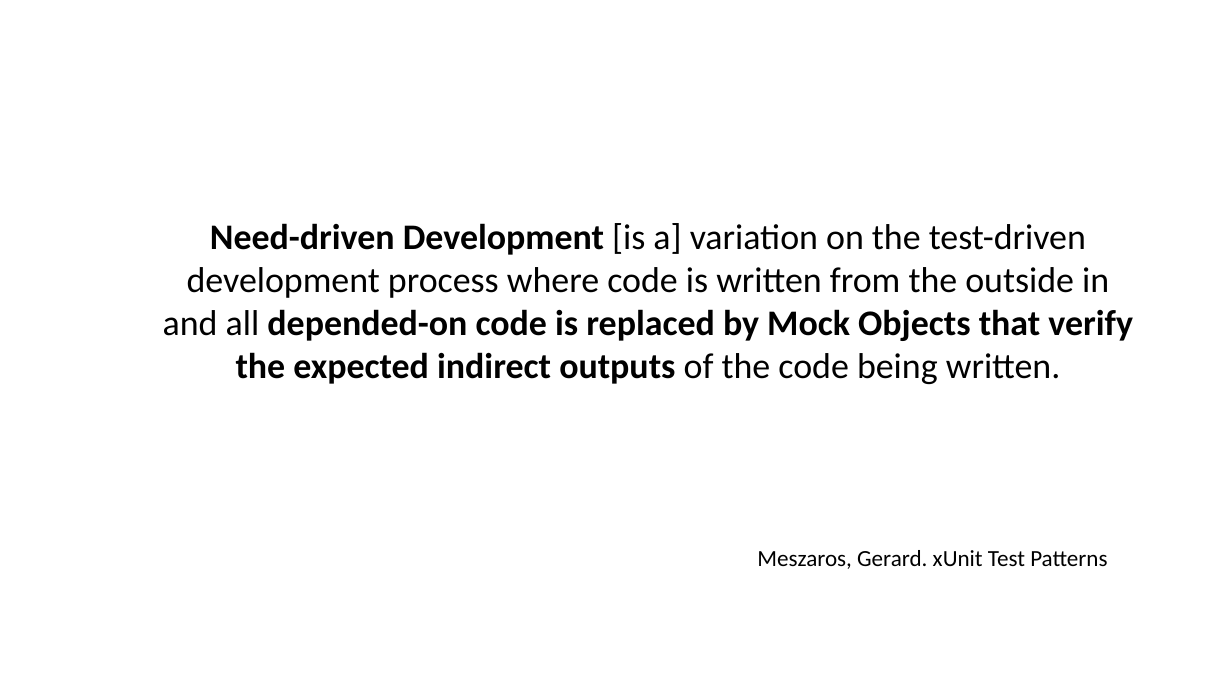
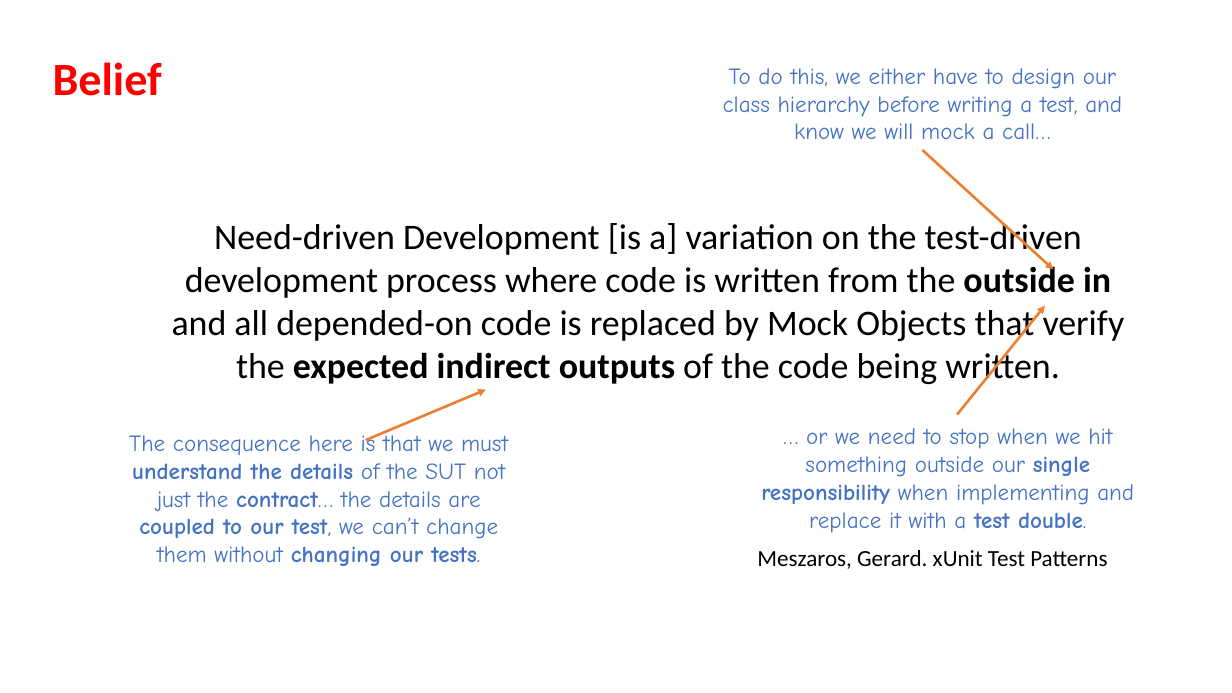
Before and after one commit to iancooper/Presentations, a slide deck: slide 8 of Kent Beck Style TDD - Seven Years After.pptx (slide 11 before the commit). Drawn at 1232x693 pixels with LibreOffice and Linux fonts; fonts in the diff are those of the drawing. Boxes give left, top, right and bottom in pixels: in the first picture for what was removed or moved away, otherwise in the second. Text is boxed around its words. In the diff, an @@ line names an element or a change of style, - is before the commit and + after.

```diff
--- a/Kent Beck Style TDD - Seven Years After.pptx
+++ b/Kent Beck Style TDD - Seven Years After.pptx
@@ text added at [53,62,162,96], 36 pt, text #FF0000, bold @@
+Belief
@@ text added at [723,68,1122,139], 18 pt, text #4472C4 @@
+To do this, we either have to design our class hierarchy before writing a test, and know we will mock a call…
@@ arrow added from (922, 150) to (1054, 270), #ED7D31 2 pt @@
@@ text "Need-driven Development [is a] variation ..." at [172,219,1125,388]: bold off in "Need-driven Development depended-on code is replaced by ..."; bold on in "outside in" @@
@@ arrow added from (958, 415) to (1045, 306), #ED7D31 2 pt @@
@@ arrow added from (366, 440) to (486, 390), #ED7D31 2 pt @@
@@ text added at [129,432,508,566], 18 pt, text #4472C4 @@
+The consequence here is that we must understand the details of the SUT not just the contract… the details are coupled to our test, we can’t change them without changing our tests.
@@ text added at [761,428,1134,533], 18 pt, text #4472C4 @@
+… or we need to stop when we hit something outside our single responsibility when implementing and replace it with a test double.
```
Also in this commit, not shown: 32 other slides changed, 17 slides added, 27 slides removed.
